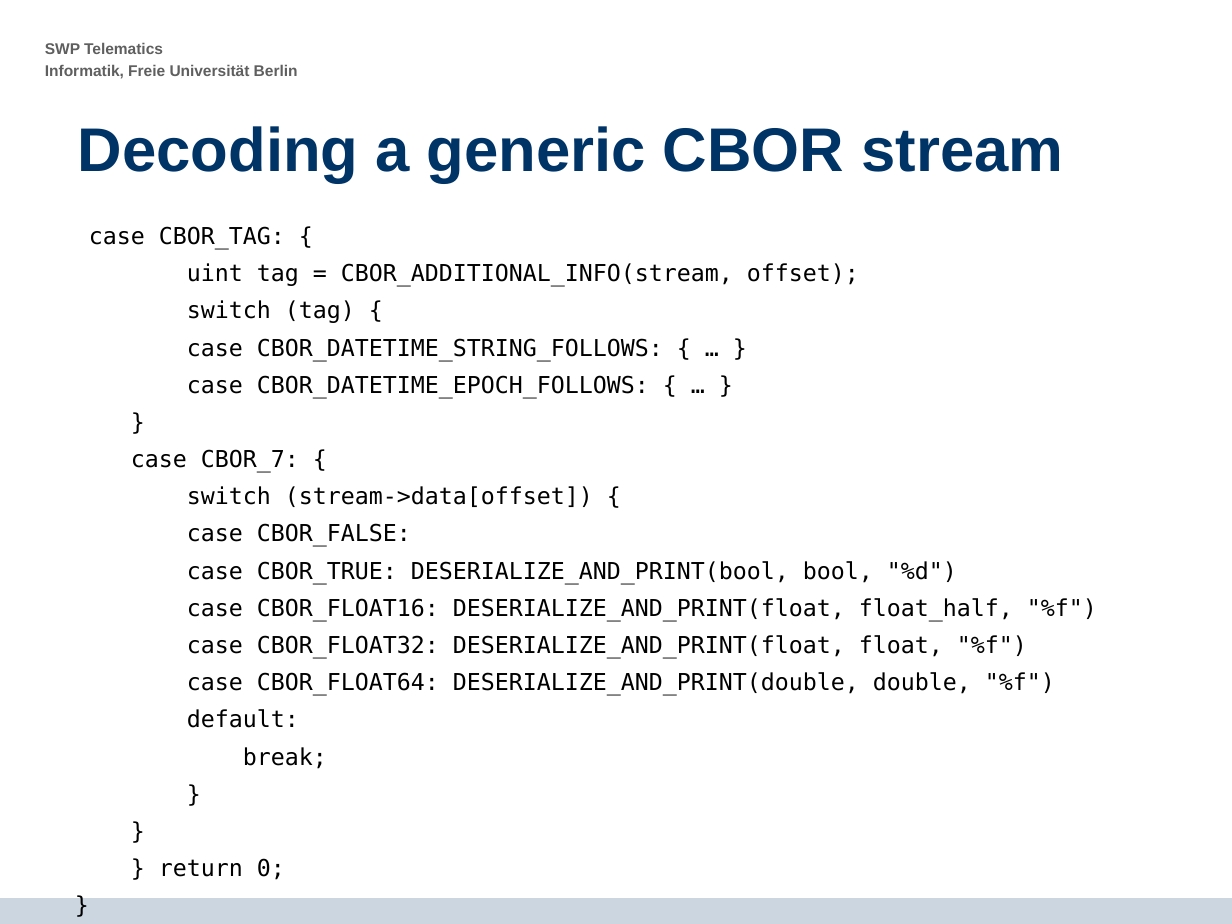
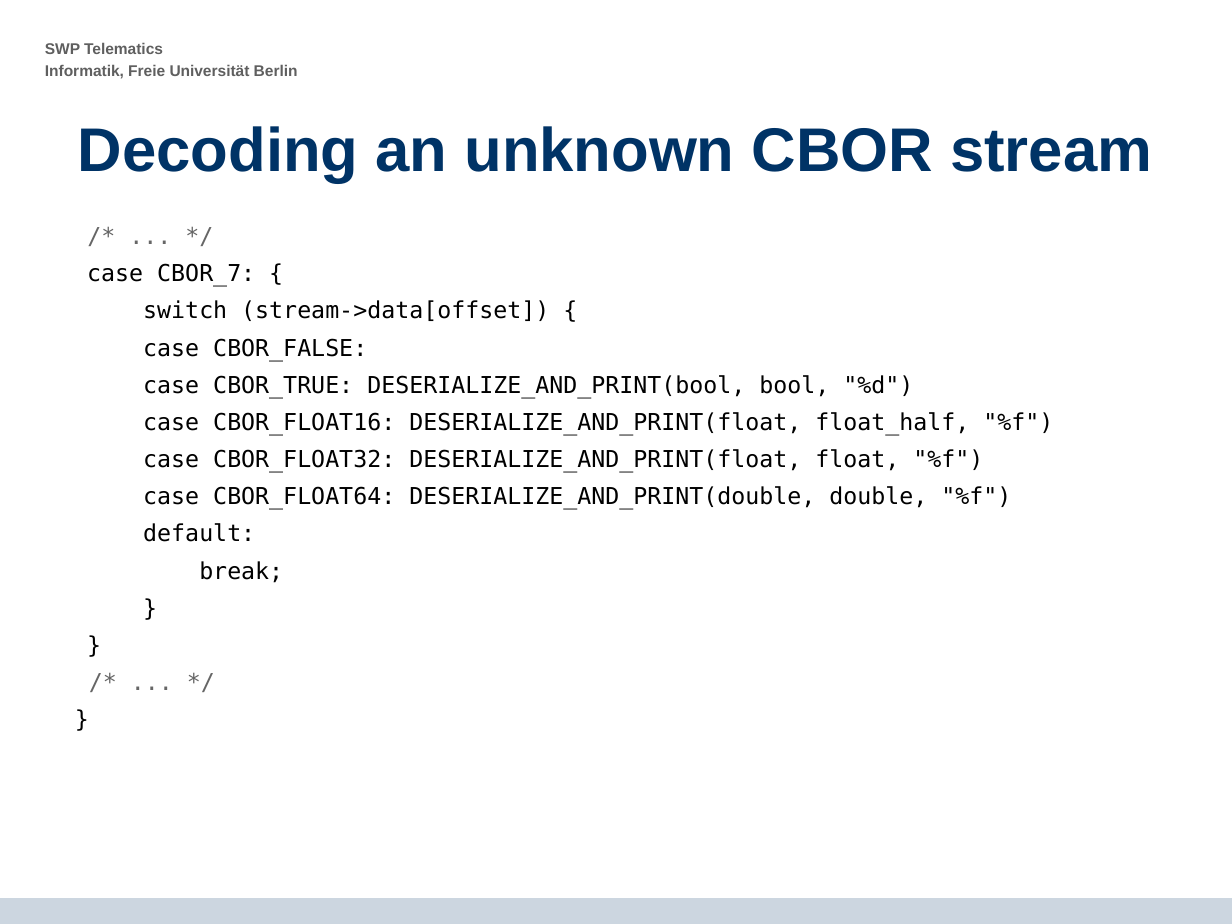
Before and after one commit to krf/cbor-for-riot, a slide deck: slide 34 of CBOR-Presentation_2014-07-15_final_presentation_v5.odp (slide 25 before the commit). Drawn at 1232x924 pixels with LibreOffice and Linux fonts; fonts in the diff are those of the drawing; background and template pictures are left out. Boxes give left, top, right and bottom in pixels: in the first picture for what was removed or moved away, otherwise in the second. Text is boxed around its words. In the diff, an @@ line names an element or a change of style, - is before the commit and + after.

```diff
--- a/CBOR-Presentation_2014-07-15_final_presentation_v5.odp
+++ b/CBOR-Presentation_2014-07-15_final_presentation_v5.odp
@@ title at [78, 126, 1152, 183]: text changed @@
-Decoding a generic CBOR stream
+Decoding an unknown CBOR stream
@@ text at [89, 226, 859, 399]: text changed; text colour #000000 to #666666 @@
-  case CBOR_TAG: {
-uint tag = CBOR_ADDITIONAL_INFO(stream, offset);
-switch (tag) {
-case CBOR_DATETIME_STRING_FOLLOWS: { … }
-case CBOR_DATETIME_EPOCH_FOLLOWS: { … }
-}
+/* ... */
@@ text at [159, 858, 285, 880]: text changed; text colour #000000 to #666666 @@
-} return 0;
+  /* ... */
```
Also in this commit, not shown: 18 other slides changed, 3 slides added, 1 slide removed.
